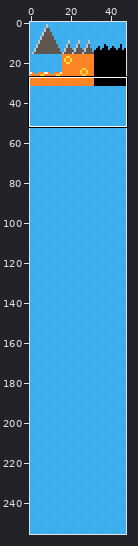
Pixel-art file, stored at assets/obstacles_tileset.ase. The picture above shows the old version from afar; the outline marks the close-up.
Close-up. Before the edit:
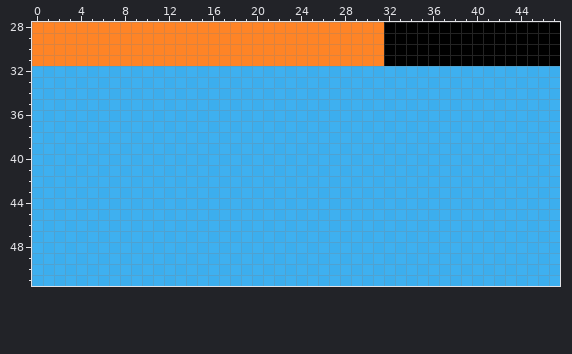
48x256 pixels, 1 frame. Shown: x 0..47, y 28..51.
After the commit:
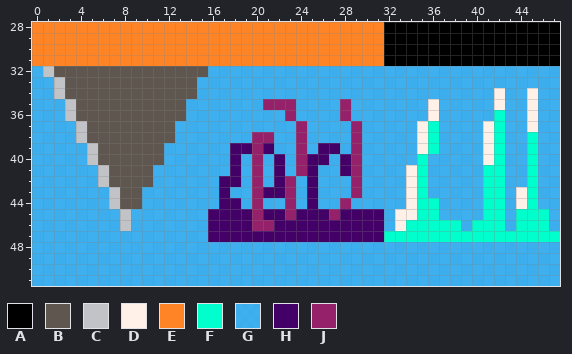
Palette (. is transparent): A #000000  B #5f574f  C #c2c3c7  D #fff1e8  E #ff8426  F #00ffcc  G #29adffcd  H #430067  J #94216a
Difference:
Layer "Layer 1":
y 32: x 1..15 GGGGGGGGGGGGGGG -> CBBBBBBBBBBBBBB
y 33: x 2..14 GGGGGGGGGGGGG -> CBBBBBBBBBBBB
y 34: x 2..14 GGGGGGGGGGGGG -> CBBBBBBBBBBBB; x 42 G -> D; x 45 G -> D
y 35: x 3..13 GGGGGGGGGGG -> CBBBBBBBBBB; x 21..23 GGG -> JJJ; x 28 G -> J; x 36 G -> D; x 42 G -> D; x 45 G -> D
y 36: x 3..13 GGGGGGGGGGG -> CBBBBBBBBBB; x 23 G -> J; x 28 G -> J; x 36 G -> D; x 42 G -> F; x 45 G -> D
y 37: x 4..12 GGGGGGGGG -> CBBBBBBBB; x 24 G -> J; x 29 G -> J; x 35..36 GG -> DF; x 41..42 GG -> DF; x 45 G -> D
y 38: x 4..12 GGGGGGGGG -> CBBBBBBBB; x 20..21 GG -> JJ; x 24 G -> J; x 29 G -> J; x 35..36 GG -> DF; x 41..42 GG -> DF; x 45 G -> F
y 39: x 5..11 GGGGGGG -> CBBBBBB; x 18..21 GGGG -> HHJH; x 24 G -> J; x 26..27 GG -> HH; x 29 G -> J; x 35..36 GG -> DF; x 41..42 GG -> DF; x 45 G -> F
y 40: x 5..11 GGGGGGG -> CBBBBBB; x 18 G -> H; x 20 G -> J; x 22 G -> H; x 24..26 GGG -> JHH; x 28..29 GG -> HJ; x 35 G -> F; x 41..42 GG -> DF; x 45 G -> F
y 41: x 6..10 GGGGG -> CBBBB; x 18 G -> H; x 20 G -> J; x 22 G -> H; x 24..25 GG -> JH; x 28..29 GG -> HJ; x 34..35 GG -> DF; x 41..42 GG -> FF; x 45 G -> F
y 42: x 6..10 GGGGG -> CBBBB; x 17..18 GG -> HH; x 20 G -> J; x 22..23 GG -> HJ; x 25 G -> H; x 29 G -> J; x 34..35 GG -> DF; x 41..42 GG -> FF; x 45 G -> F
y 43: x 7..9 GGG -> CBB; x 17 G -> H; x 20..23 GGGG -> JHHJ; x 25 G -> H; x 29 G -> J; x 34..35 GG -> DF; x 41..42 GG -> FF; x 44..45 GG -> DF
y 44: x 7..9 GGG -> CBB; x 17..18 GG -> HH; x 20 G -> J; x 23 G -> J; x 25 G -> H; x 28 G -> J; x 34..36 GGG -> DFF; x 41..42 GG -> FF; x 44..45 GG -> DF
y 45: x 8 G -> C; x 16..31 GGGGGGGGGGGGGGGG -> HHHHJHHJHHHJHHHH; x 33..36 GGGG -> DDFF; x 41..42 GG -> FF; x 44..46 GGG -> FFF
y 46: x 8 G -> C; x 16..31 GGGGGGGGGGGGGGGG -> HHHHJJHHHHHHHHHH; x 33..38 GGGGGG -> DFFFFF; x 40..42 GGG -> FFF; x 44..46 GGG -> FFF
y 47: x 16..47 GGGGGGGGGGGGGGGGGGGGGGGGGGGGGGGG -> HHHHHHHHHHHHHHHHFFFFFFFFFFFFFFFF
